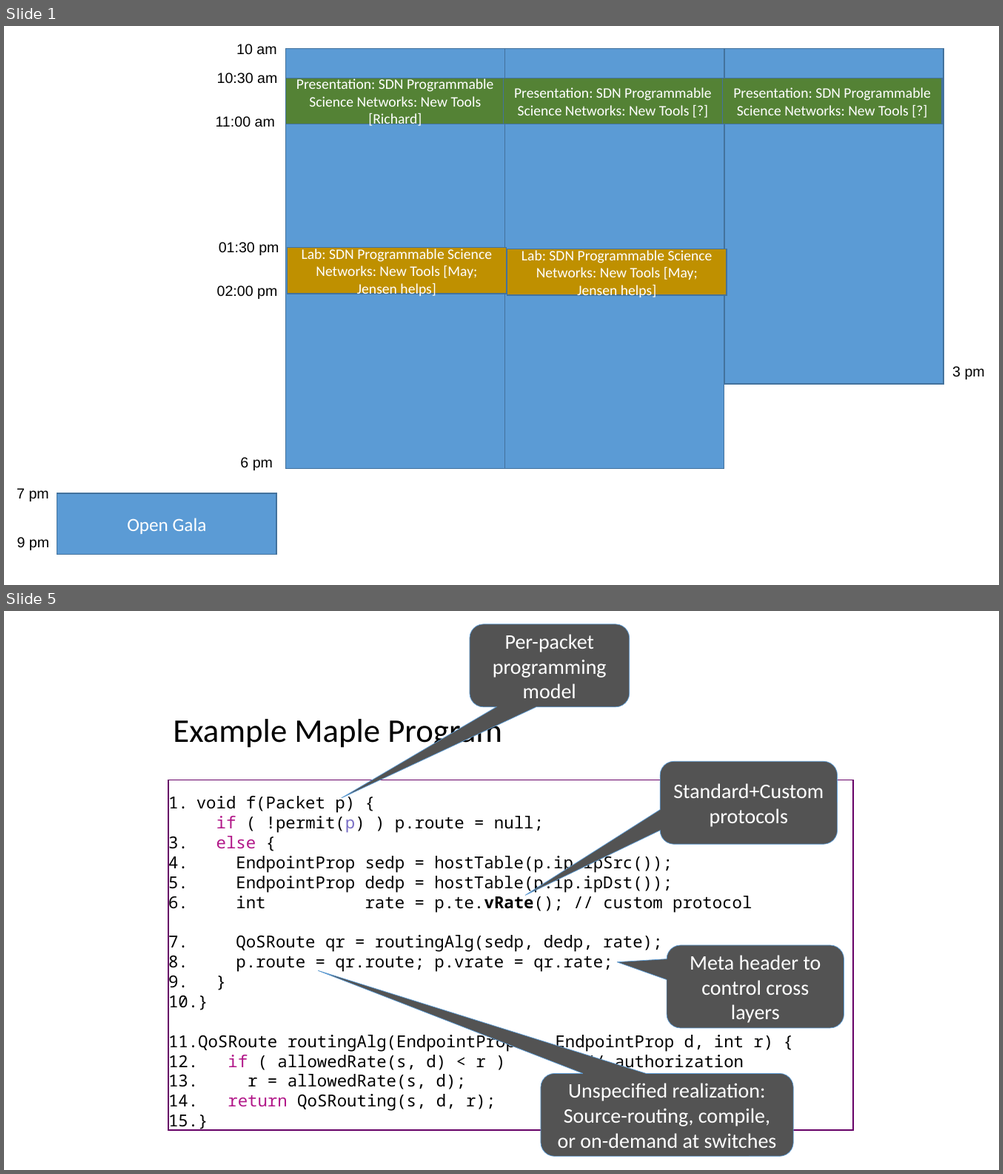
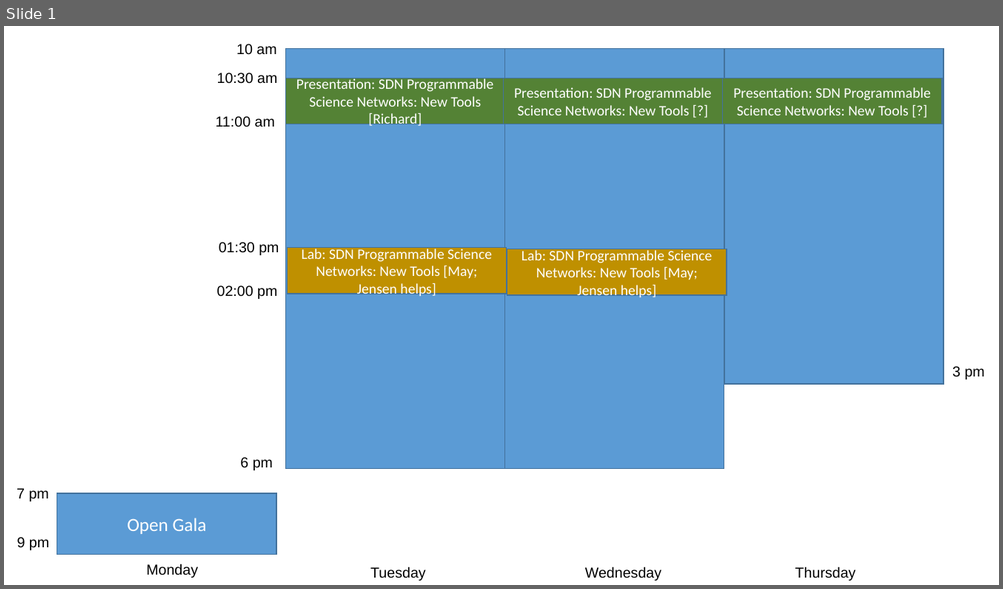
Before and after one commit to snlab/sc16, a slide deck: slides/schedule.pptx. Shown one above the other, each under a label of ours: slides 1 and 5 before the commit, slide 1 after it; the slides between them are not shown. The pictures are 1003x1174 and 1003x589 pixels, drawn with LibreOffice and Linux fonts; fonts in the diff are those of the drawing. Boxes give left, top, right and bottom in pixels: in the first picture for what was removed or moved away, otherwise in the second. Text is boxed around its words. In the diff, an @@ line names an element or a change of style, - is before the commit and + after.

```diff
--- a/slides/schedule.pptx
+++ b/slides/schedule.pptx
@@ slide 5 removed at (4, 611, 999, 1170), background #FFFFFF @@
@@ rounded speech box removed at (469, 624, 629, 707) @@
-Per-packet programming model
@@ title removed at (173, 715, 502, 751) @@
-Example Maple Program
@@ rounded speech box removed at (660, 762, 837, 845) @@
-Standard+Custom
-protocols
@@ rectangle removed at (168, 780, 853, 1131) @@
-1. void f(Packet p) {
-2. if ( !permit(p) ) p.route = null;
-3. else {
-4. EndpointProp sedp = hostTable(p.ip.ipSrc());
-5. EndpointProp dedp = hostTable(p.ip.ipDst());
-6. int rate = p.te.vRate(); // custom protocol
-7. QoSRoute qr = routingAlg(sedp, dedp, rate);
-8. p.route = qr.route; p.vrate = qr.rate;
-9. }
-10. }
-11. QoSRoute routingAlg(EndpointProp s, EndpointProp d, int r) {
-12. if ( allowedRate(s, d) < r ) // authorization
-13. r = allowedRate(s, d);
-14. return QoSRouting(s, d, r);
-15. }
@@ rounded speech box removed at (666, 945, 844, 1028) @@
-Meta header to control cross layers
@@ rounded speech box removed at (540, 1073, 794, 1156) @@
-Unspecified realization: Source-routing, compile, or on-demand at switches
@@ slide 1 changed as well @@
@@ text added at (146, 564, 198, 578), 14 pt, text #000000 @@
+Monday
@@ text added at (370, 567, 426, 581), 14 pt, text #000000 @@
+Tuesday
@@ text added at (585, 567, 661, 581), 14 pt, text #000000 @@
+Wednesday
@@ text added at (795, 567, 856, 581), 14 pt, text #000000 @@
+Thursday
```
Also in this commit, not shown: 5 other slides removed, 2 other files.
